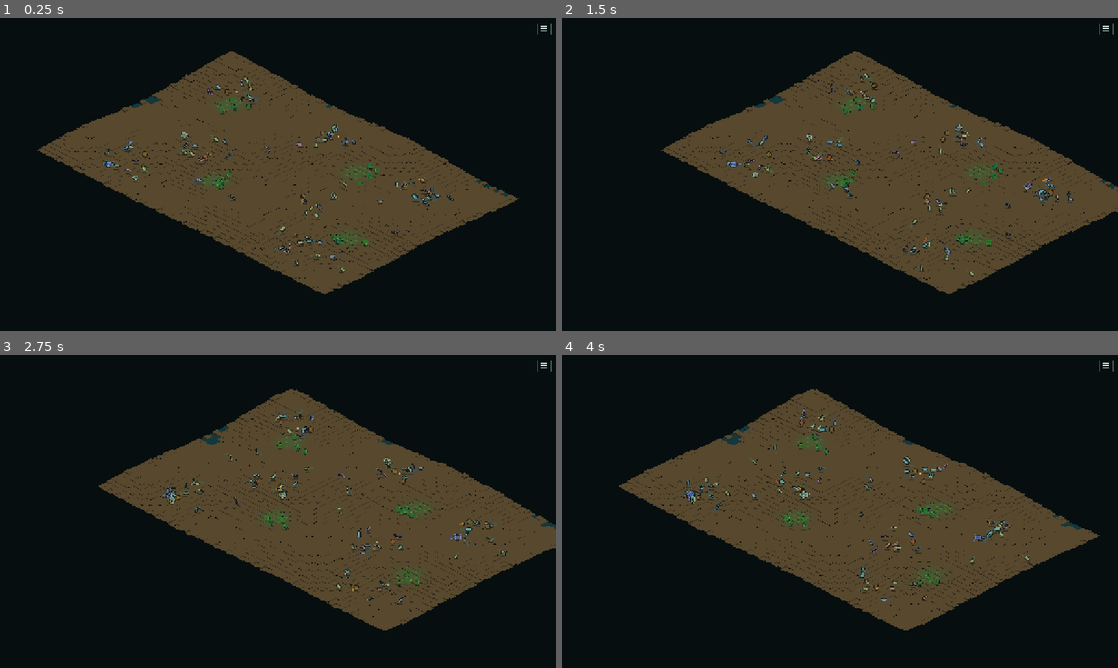
Above: before the commit, frames 1-4 (two rows, left to right).
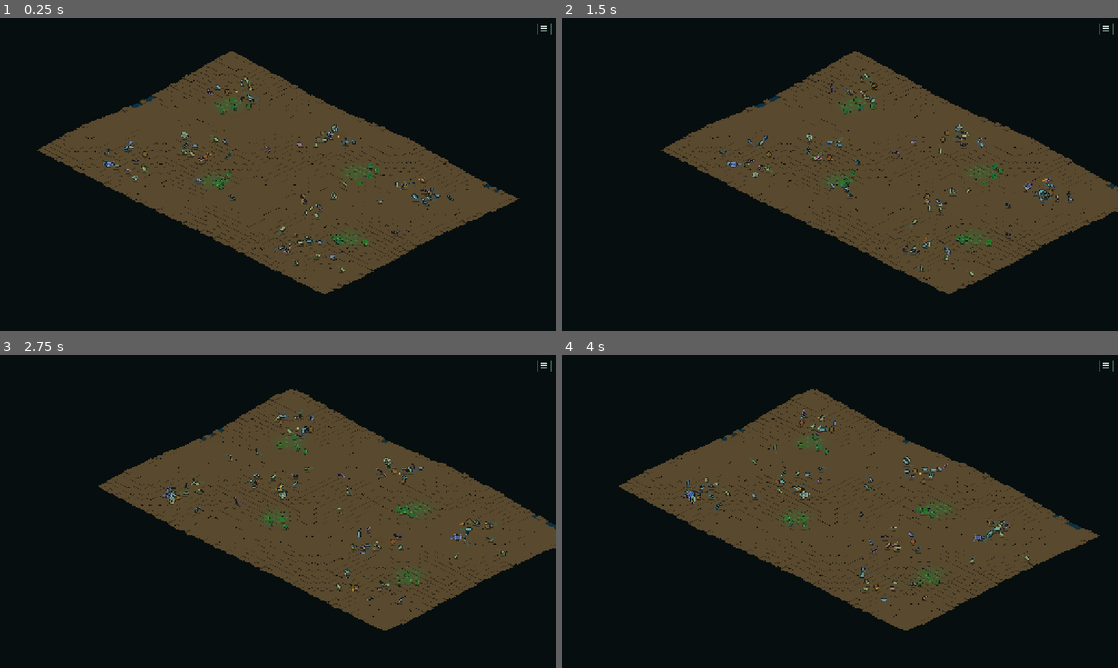
Above: after the commit, the same moments.

Repository: Rzbck/MicroC0re
Game: Godot game, scene res://src/app/main.tscn
Same seed, same stepped clock (60 frames per second), same inputs: the game is played once before the commit and once after it.
Inputs (mouse positions are in pixels of both pictures, inside the frame that each line leads up to):
- Up to frame 1 (0.25 s): no input
- Up to frame 2 (1.5 s): tap Enter at 0.5 s; move the mouse to (962, 158) at 0.52 s; hold D 0.53-1.25 s; tap F at 0.6 s; click (962, 158) at 0.67 s; tap Space at 0.77 s; drag from (728, 190) to (812, 237) at 1.27 s
- Up to frame 3 (2.75 s): move the mouse to (333, 442) at 2.02 s; hold D from 2.03 s (still down); tap N at 2.1 s
- Up to frame 4 (4 s): release D at 2.75 s; drag from (812, 574) to (673, 464) at 2.77 s; tap Space at 3.5, 3.77 s; move the mouse to (1006, 558) at 3.52 s; hold A from 3.53 s (still down); tap 2 at 3.6 s

The runs differ from the first frame. In frame 1, less than 0.1% of the frame differs, in the area x 26-92%, y 25-58%; in frame 2, less than 0.1%; in frame 3, less than 0.1%, in the area x 36-99%, y 22-55%; in frame 4, less than 0.1%.

Commit message:
Add seasonal terrain hydrology

Diff:
--- a/src/app/pixel_isometric_world.gd
+++ b/src/app/pixel_isometric_world.gd
@@ -741,16 +741,31 @@
 	var eps_value: float = float(sim.eps.sample_world(world))
 	var nutrient: float = float(sim.nutrient.sample_world(world))
 	var biome_state: int = terrain.biome_state_at_grid(source.x, source.y)
-
-	if height_value < LivingTerrainScript.WATER_LEVEL:
-		var water := Color(0.075, 0.22, 0.24)
+	var water_depth: float = terrain.water_depth_at_grid(source.x, source.y)
+	var moisture: float = terrain.moisture_at_grid(source.x, source.y)
+
+	if water_depth > 0.025:
+		var water := Color(0.055, 0.19, 0.25)
 		water = water.lerp(
 			Color(0.10, 0.30, 0.22),
 			clampf(producer * 1.4, 0.0, 0.46)
 		)
+		water = water.lerp(
+			Color(0.12, 0.38, 0.43),
+			clampf(water_depth * 0.55, 0.0, 0.48)
+		)
 		return water
 
 	var base := Color(0.34, 0.28, 0.18)
+	base = base.lerp(
+		Color(0.22, 0.31, 0.23),
+		clampf(moisture * 0.28, 0.0, 0.28)
+	)
+	if moisture < 0.12:
+		base = base.lerp(
+			Color(0.48, 0.34, 0.18),
+			clampf((0.12 - moisture) * 1.8, 0.0, 0.20)
+		)
 	base = base.lerp(
 		Color(0.25, 0.39, 0.20),
 		clampf(producer * 1.8, 0.0, 0.62)
--- a/src/simulation/living_terrain.gd
+++ b/src/simulation/living_terrain.gd
@@ -29,6 +29,16 @@
 const BIOME_TRANSITION_SECONDS := 9.0
 const BIOME_DISTURBANCE_DECAY := 0.018
 const BIOME_DISTURBANCE_THRESHOLD := 0.12
+
+# Low-frequency hydrology. This is deliberately terrain-cell based and runs at
+# 2 Hz so water can be ecological without becoming a second 60 Hz simulation.
+const HYDROLOGY_INTERVAL := 0.50
+const SEASON_CYCLE_SECONDS := 240.0
+const RAIN_RATE := 0.0032
+const EVAPORATION_RATE := 0.0022
+const WATER_FLOW_RATE := 0.34
+const WATER_FLOW_CELL_FRACTION := 0.18
+const WATER_EPSILON := 0.008
 
 var world_size := Vector2.ZERO
 var width: int = 0
@@ -57,6 +67,18 @@
 var _biome_field_indices: PackedInt32Array = PackedInt32Array()
 var _biome_field_signature: Vector3i = Vector3i.ZERO
 
+var water_depths: PackedFloat32Array = PackedFloat32Array()
+var soil_moisture: PackedFloat32Array = PackedFloat32Array()
+var water_flux: PackedFloat32Array = PackedFloat32Array()
+var _water_delta: PackedFloat32Array = PackedFloat32Array()
+var _hydrology_accumulator: float = 0.0
+var climate_time: float = 0.0
+var season_phase: float = 0.0
+var season_index: int = 0
+var season_rain: float = 1.0
+var season_warmth: float = 0.5
+var water_moved_total: float = 0.0
+
 # Bounded mobile physical cassettes. When an organism disappears, one sampled
 # capability module can remain in the environment for a short time. Any current
 # family with enough evolved assimilation expression can acquire it.
@@ -84,6 +106,14 @@
 	biome_ages.fill(0.0)
 	biome_disturbance.resize(width * height)
 	biome_disturbance.fill(0.0)
+	water_depths.resize(width * height)
+	water_depths.fill(0.0)
+	soil_moisture.resize(width * height)
+	soil_moisture.fill(0.0)
+	water_flux.resize(width * height)
+	water_flux.fill(0.0)
+	_water_delta.resize(width * height)
+	_water_delta.fill(0.0)
 	_fragment_grid_width = maxi(
 		1,
 		ceili(world_size.x / FRAGMENT_BUCKET_SIZE)
@@ -96,6 +126,7 @@
 	_fragment_heads.fill(-1)
 	_generate_seeded_relief()
 	baseline_heights = heights.duplicate()
+	_initialize_hydrology()
 
 
 func sample_height(position: Vector2) -> float:
@@ -135,6 +166,69 @@
 	var sy: int = clampi(y, 0, height - 1)
 	var index: int = _index(sx, sy)
 	return float(heights[index]) - float(baseline_heights[index])
+
+
+func water_depth_at_grid(x: int, y: int) -> float:
+	var sx: int = clampi(x, 0, width - 1)
+	var sy: int = clampi(y, 0, height - 1)
+	return float(water_depths[_index(sx, sy)])
+
+
+func moisture_at_grid(x: int, y: int) -> float:
+	var sx: int = clampi(x, 0, width - 1)
+	var sy: int = clampi(y, 0, height - 1)
+	return float(soil_moisture[_index(sx, sy)])
+
+
+func sample_water_depth(position: Vector2) -> float:
+	var gx: int = clampi(roundi(position.x / CELL_SIZE), 0, width - 1)
+	var gy: int = clampi(roundi(position.y / CELL_SIZE), 0, height - 1)
+	return float(water_depths[_index(gx, gy)])
+
+
+func sample_moisture(position: Vector2) -> float:
+	var gx: int = clampi(roundi(position.x / CELL_SIZE), 0, width - 1)
+	var gy: int = clampi(roundi(position.y / CELL_SIZE), 0, height - 1)
+	return float(soil_moisture[_index(gx, gy)])
+
+
+func season_name() -> String:
+	match season_index:
+		0:
+			return "spring"
+		1:
+			return "summer"
+		2:
+			return "autumn"
+		_:
+			return "winter"
+
+
+func hydrology_metrics() -> Dictionary:
+	var water_cells: int = 0
+	var wet_cells: int = 0
+	var water_total: float = 0.0
+	var moisture_total: float = 0.0
+	for i in range(water_depths.size()):
+		var depth: float = float(water_depths[i])
+		var moisture: float = float(soil_moisture[i])
+		water_total += depth
+		moisture_total += moisture
+		if depth > 0.025:
+			water_cells += 1
+		if moisture > 0.35:
+			wet_cells += 1
+	var count: float = float(maxi(1, water_depths.size()))
+	return {
+		"water_cells": water_cells,
+		"wet_cells": wet_cells,
+		"water_total": water_total,
+		"mean_moisture": moisture_total / count,
+		"season": season_index,
+		"rain": season_rain,
+		"warmth": season_warmth,
+		"moved": water_moved_total,
+	}
 
 
 func biome_state_at_grid(x: int, y: int) -> int:
@@ -275,7 +369,133 @@
 	return changed
 
 
+func _initialize_hydrology() -> void:
+	for i in range(heights.size()):
+		var lowland_water: float = maxf(
+			0.0,
+			WATER_LEVEL - float(heights[i])
+		)
+		water_depths[i] = minf(1.5, lowland_water)
+		soil_moisture[i] = clampf(
+			0.08 + lowland_water * 1.25,
+			0.0,
+			1.0
+		)
+
+
+func _update_season() -> void:
+	season_phase = fposmod(
+		climate_time / SEASON_CYCLE_SECONDS,
+		1.0
+	)
+	season_index = clampi(floori(season_phase * 4.0), 0, 3)
+	# Wet spring/autumn, hot/dry summer, cool winter.
+	var rain_wave: float = sin(TAU * season_phase + 0.55)
+	var warm_wave: float = sin(TAU * season_phase - 0.65)
+	season_rain = clampf(1.0 + 0.52 * rain_wave, 0.45, 1.55)
+	season_warmth = clampf(0.55 + 0.45 * warm_wave, 0.10, 1.0)
+
+
+func _queue_water_pair(a: int, b: int, dt: float) -> void:
+	var surface_a: float = float(heights[a]) + float(water_depths[a])
+	var surface_b: float = float(heights[b]) + float(water_depths[b])
+	var difference: float = surface_a - surface_b
+	if absf(difference) <= WATER_EPSILON:
+		return
+
+	var source: int = a if difference > 0.0 else b
+	var target: int = b if difference > 0.0 else a
+	var source_water: float = float(water_depths[source])
+	if source_water <= 0.00001:
+		return
+
+	var moved: float = minf(
+		source_water * WATER_FLOW_CELL_FRACTION,
+		(absf(difference) - WATER_EPSILON)
+			* WATER_FLOW_RATE
+			* minf(dt, 1.0)
+	)
+	if moved <= 0.0:
+		return
+	_water_delta[source] = float(_water_delta[source]) - moved
+	_water_delta[target] = float(_water_delta[target]) + moved
+	water_flux[source] = float(water_flux[source]) + moved
+	water_flux[target] = float(water_flux[target]) + moved
+	water_moved_total += moved
+
+
+func _advance_hydrology(dt: float) -> void:
+	_update_season()
+	_water_delta.fill(0.0)
+	water_flux.fill(0.0)
+
+	var rain_add: float = RAIN_RATE * season_rain * dt
+	var evaporation: float = (
+		EVAPORATION_RATE
+		* lerpf(0.45, 1.70, season_warmth)
+		* dt
+	)
+
+	# Climate first. Low basins remain connected to the standing groundwater
+	# level while higher cells depend on rain/runoff.
+	for i in range(water_depths.size()):
+		var depth: float = maxf(
+			0.0,
+			float(water_depths[i]) + rain_add - evaporation
+		)
+		var lowland_floor: float = maxf(
+			0.0,
+			WATER_LEVEL - float(heights[i])
+		)
+		if lowland_floor > 0.0:
+			depth = maxf(depth, minf(1.5, lowland_floor))
+		water_depths[i] = depth
+
+	# One right/down pair per edge; direction is chosen from the current water
+	# surface, so flow can still move left/up when those neighbours are lower.
+	for y in range(height):
+		var row: int = y * width
+		for x in range(width):
+			var index: int = row + x
+			if x + 1 < width:
+				_queue_water_pair(index, index + 1, dt)
+			if y + 1 < height:
+				_queue_water_pair(index, index + width, dt)
+
+	var moisture_blend: float = clampf(dt * 0.22, 0.0, 1.0)
+	for i in range(water_depths.size()):
+		var depth: float = maxf(
+			0.0,
+			float(water_depths[i]) + float(_water_delta[i])
+		)
+		water_depths[i] = depth
+		var lowland: float = maxf(
+			0.0,
+			WATER_LEVEL - float(heights[i])
+		)
+		var moisture_target: float = clampf(
+			depth * 1.65
+			+ lowland * 0.55
+			+ rain_add * 22.0,
+			0.0,
+			1.0
+		)
+		soil_moisture[i] = lerpf(
+			float(soil_moisture[i]),
+			moisture_target,
+			moisture_blend
+		)
+	revision += 1
+
+
 func advance_from_sim(sim: Variant, dt: float) -> void:
+	climate_time += dt
+	_hydrology_accumulator += dt
+	if _hydrology_accumulator >= HYDROLOGY_INTERVAL:
+		var hydro_dt: float = _hydrology_accumulator
+		_hydrology_accumulator = 0.0
+		_advance_hydrology(hydro_dt)
+
 	_agent_accumulator += dt
 	var terrain_dt: float = _terrain_agent_dt(sim)
 	while _agent_accumulator >= terrain_dt:
@@ -350,16 +570,34 @@
 	var waste_value: float = float(sim.waste.values[field_index])
 	var quorum_value: float = float(sim.quorum_signal.values[field_index])
 	var disturbed: float = float(biome_disturbance[terrain_index])
+	var local_water: float = float(water_depths[terrain_index])
+	var local_moisture: float = float(soil_moisture[terrain_index])
 
 	# These are regime thresholds, not visual-only labels. Hysteresis below
 	# still requires a signal to persist before the substrate changes state.
-	if oxygen_value < 0.16 and (waste_value > 0.035 or detritus_value > 0.045):
+	if (
+		(local_water > 0.20 and oxygen_value < 0.24)
+		or (
+			oxygen_value < 0.16
+			and (waste_value > 0.035 or detritus_value > 0.045)
+		)
+	):
 		return BIOME_ANOXIC
-	if fungal_value > 0.012 or (fungal_value > 0.0045 and detritus_value > 0.055):
+	if (
+		local_moisture > 0.20
+		and (
+			fungal_value > 0.012
+			or (fungal_value > 0.0045 and detritus_value > 0.055)
+		)
+	):
 		return BIOME_FUNGAL
 	if eps_value > 0.025 or (eps_value > 0.012 and quorum_value > 0.025):
 		return BIOME_BIOFILM
-	if producer > 0.070 and oxygen_value > 0.12:
+	if (
+		producer > 0.060
+		and oxygen_value > 0.12
+		and local_moisture > 0.12
+	):
 		return BIOME_PRODUCER
 	if detritus_value > 0.040:
 		return BIOME_DETRITAL
--- a/tests/smoke_test.gd
+++ b/tests/smoke_test.gd
@@ -51,6 +51,30 @@
 	)
 	if lysis_fx == null or lysis_fx.get_width() <= 0:
 		errors.append("render: lysis effect asset missing")
+
+	# Low-frequency hydrology: water must flow downhill and wet the soil
+	# without requiring a 60 Hz terrain simulation.
+	var water_probe = LivingTerrainScript.new(
+		19190,
+		Vector2(30.0, 30.0)
+	)
+	water_probe.heights.fill(1.0)
+	water_probe.water_depths.fill(0.0)
+	water_probe.soil_moisture.fill(0.0)
+	var water_source: int = 4 * water_probe.width + 4
+	var water_target: int = 4 * water_probe.width + 5
+	water_probe.heights[water_source] = 1.0
+	water_probe.heights[water_target] = 0.0
+	water_probe.water_depths[water_source] = 0.80
+	water_probe._advance_hydrology(0.5)
+	if float(water_probe.water_depths[water_target]) <= 0.0:
+		errors.append("terrain: water failed to flow to lower neighbour")
+	if float(water_probe.soil_moisture[water_target]) <= 0.0:
+		errors.append("terrain: flowed water failed to wet soil")
+	water_probe.climate_time = LivingTerrainScript.SEASON_CYCLE_SECONDS * 0.30
+	water_probe._advance_hydrology(0.5)
+	if water_probe.season_index != 1:
+		errors.append("terrain: seasonal climate phase mismatch")
 
 	# Living-terrain regression: excavation/deposition must conserve material
 	# when the carried material is returned to the world.
Not shown, changed: docs/one-pages/02_BIOME_SUCCESSION.md
